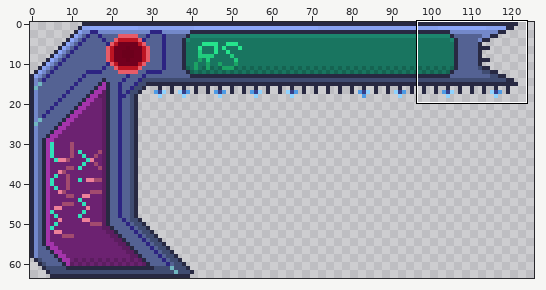
Pixel-art file: Assets/GUI_HUD_UI/GUI/Plataforma/plataforma.aseprite. The first picture is a wide view before the edit; the outline marks the close-up.
Close-up. Before the edit:
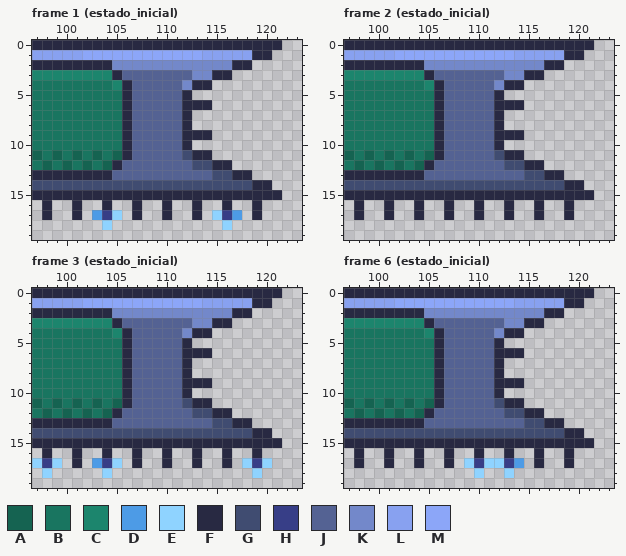
192x64 pixels, 40 frames. Colours within 5 levels of each other are drawn and written as one. Shown: frame 1 (estado_inicial): x 97..123, y 0..19; frame 2 (estado_inicial): x 97..123, y 0..19; frame 3 (estado_inicial): x 97..123, y 0..19; frame 6 (estado_inicial): x 97..123, y 0..19. The old version is drawn lined up with the new one, on the new canvas. The wide view leaves out empty margins. The commit also changed other frames or places, which this record leaves out.
Palette (. is transparent): A #156351  B #197560  C #1c856d  D #4d9be6  E #8fd3ff  F #282942  G #404c71  H #373e87  J #546293  K #7388ca  L #88a1f0  M #8ca6f8
New version:
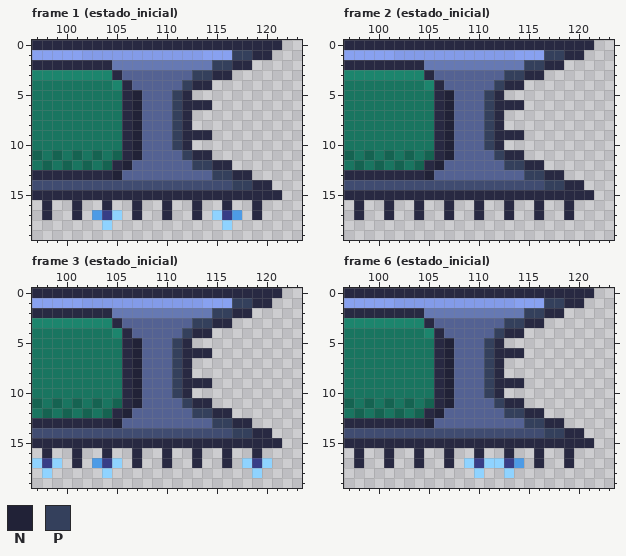
Colours new in this view: N #212237  P #34405c
Edits made:
canvas 192x64 -> 128x64 (the part of the old canvas that was cut away was empty and is not shown)
colour K: #7388ca -> #6679b3
colour M: #8ca6f8 -> #839be8
Frame 1 (estado_inicial):
y 1: x 117..118 LL -> PP
y 2: x 115..116 KK -> PP
y 3: x 113..114 KK -> PP
y 4: x 112 K -> P
y 5..10: x 107 J -> N; x 111 J -> P
y 11: x 107 J -> N; x 112 G -> P
y 12: x 106 J -> N; x 113..114 GG -> PP
y 13: x 105 J -> N; x 115..116 GG -> PP
y 14: x 117..118 GG -> PP
Frame 2 (estado_inicial): the same change as frame 1 (estado_inicial)
Frame 3 (estado_inicial): the same change as frame 1 (estado_inicial)
Frame 6 (estado_inicial): the same change as frame 1 (estado_inicial)
